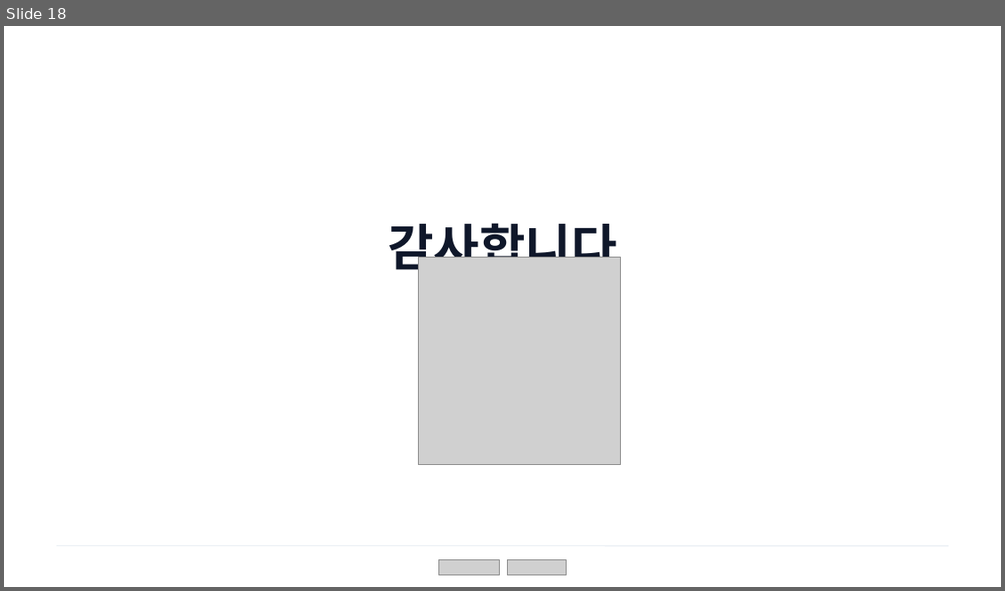
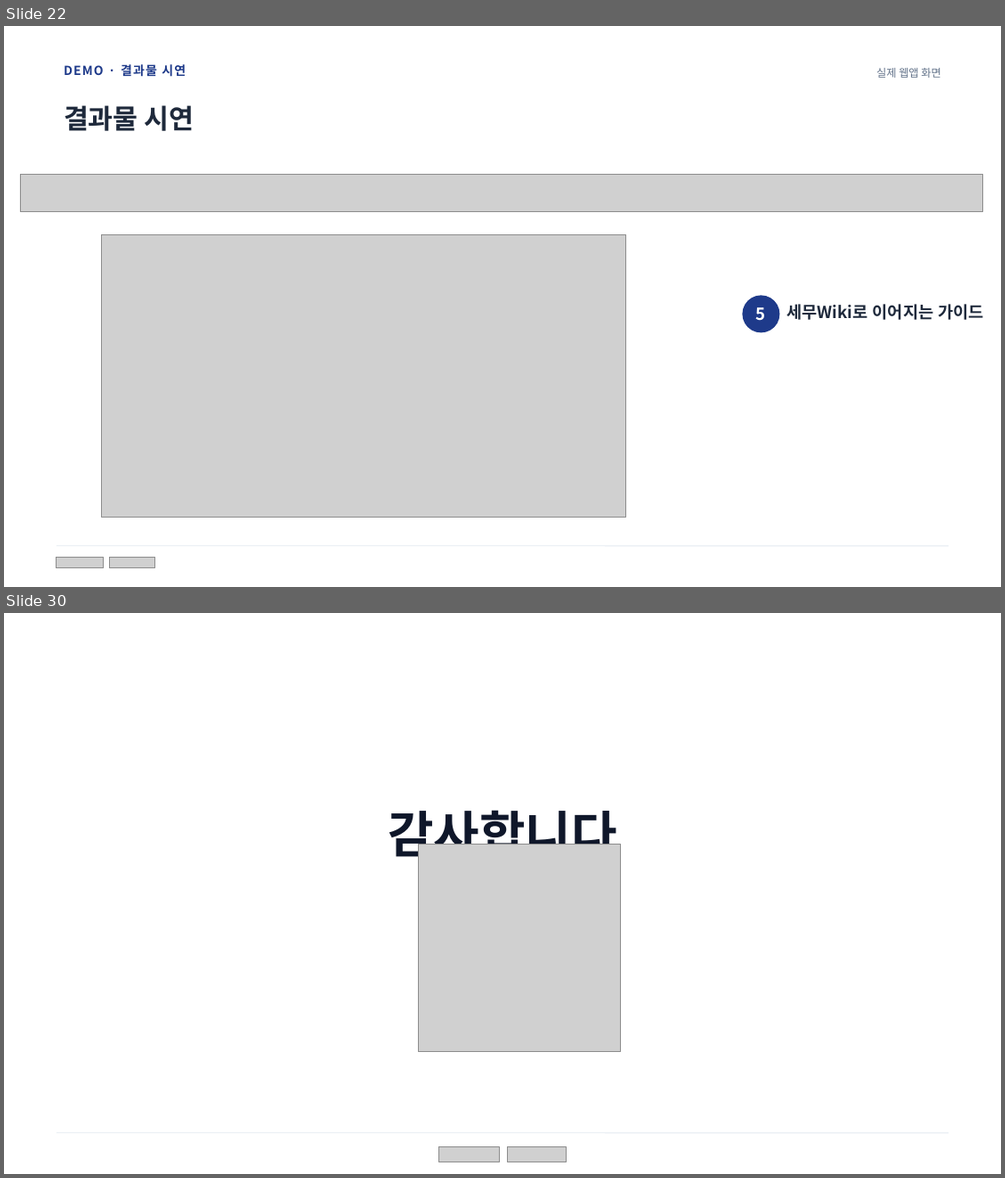
Before and after one commit to mdj11-netizen/vs-code, a slide deck: 과제pt/PPT/최종발표_회계Wiki구축_문동진_v2.pptx. Shown one above the other, each under a label of ours: slide 18 before the commit, slides 22 and 30 after it; the slides between them are not shown. The pictures are 1005x591 and 1005x1178 pixels, drawn with LibreOffice and Linux fonts; fonts in the diff are those of the drawing; grey boxes stand for pictures; background and template pictures are left out. Boxes give left, top, right and bottom in pixels: in the first picture for what was removed or moved away, otherwise in the second. Text is boxed around its words. In the diff, an @@ line names an element or a change of style, - is before the commit and + after.

```diff
--- a/과제pt/PPT/최종발표_회계Wiki구축_문동진_v2.pptx
+++ b/과제pt/PPT/최종발표_회계Wiki구축_문동진_v2.pptx
@@ slide 22 added at <box>4,26,1001,587</box>, background picture (left out) @@
@@ text added at <box>64,64,186,77</box>, 12 pt, text #1E3A8A, bold @@
+DEMO · 결과물 시연
@@ text added at <box>876,68,940,78</box>, 10.5 pt, text #64748B @@
+실제 웹앱 화면
@@ text added at <box>64,105,194,131</box>, 26 pt, text #1E293B, bold @@
+결과물 시연
@@ picture added at <box>20,174,982,211</box> @@
@@ picture added at <box>101,234,626,516</box> @@
@@ ellipse added at <box>742,295,779,332</box>, fill #1E3A8A @@
@@ text added at <box>756,307,766,321</box>, 16 pt, text #FFFFFF, bold @@
+5
@@ text added at <box>787,304,984,320</box>, 16 pt, text #1E293B, bold @@
+세무Wiki로 이어지는 가이드
@@ line added from (57, 546) to (948, 546), #E2E8F0 0.75 pt @@
@@ picture added at <box>57,557,104,568</box> @@
@@ picture added at <box>109,557,155,568</box> @@
@@ what was slide 18 is now slide 30 @@
```
Also in this commit, not shown: 13 slides changed, 14 other slides added, 2 slides removed, 6 other files.
